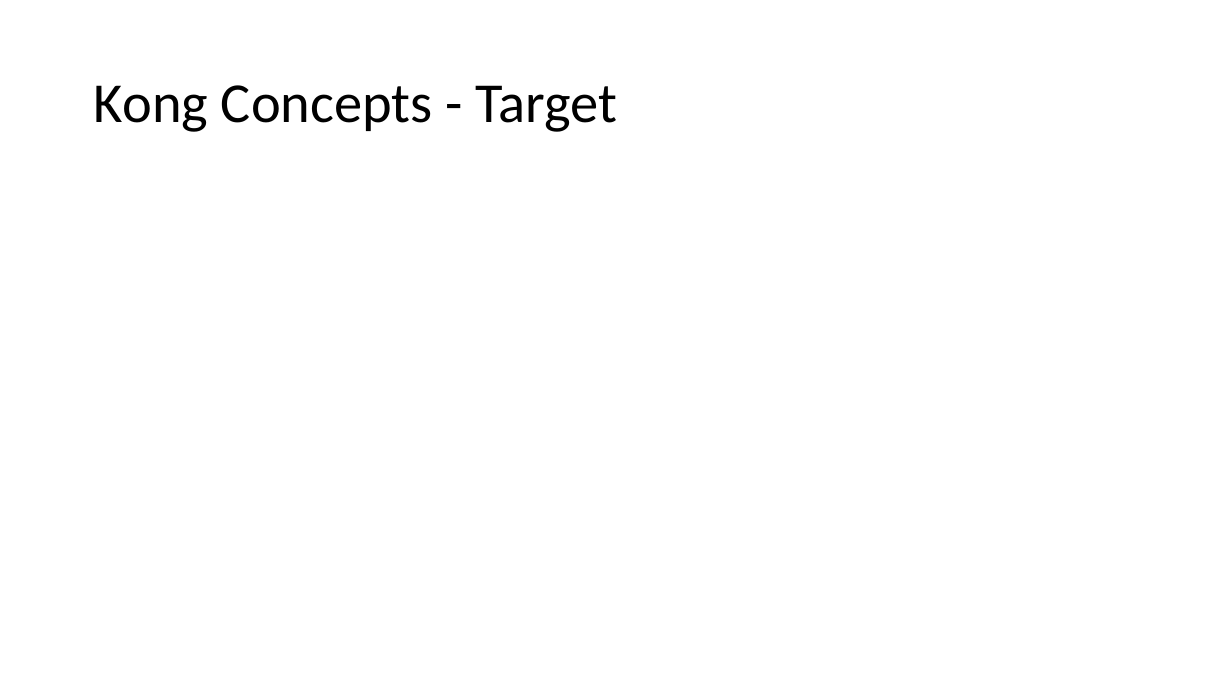
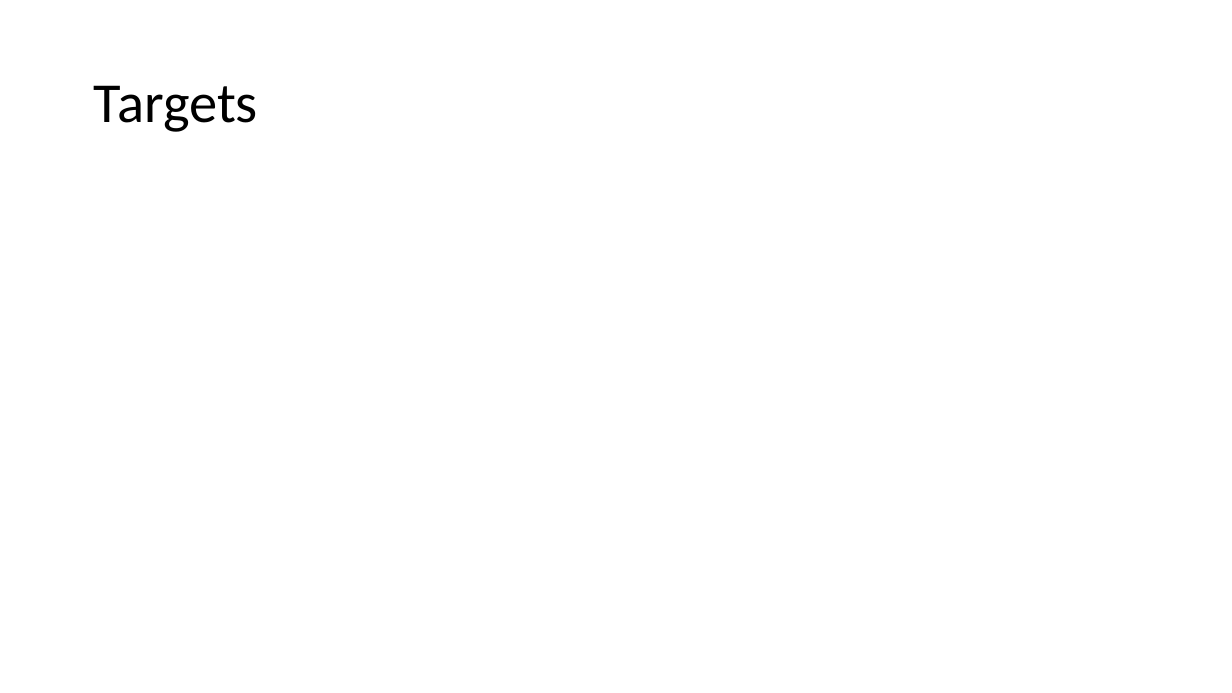
Before and after one commit to danielwagn3r/apimgmt-workshop, a slide deck: slide 25 of API Gateway.pptx. Drawn at 1232x693 pixels with LibreOffice and Linux fonts; fonts in the diff are those of the drawing. Boxes give left, top, right and bottom in pixels: in the first picture for what was removed or moved away, otherwise in the second. Text is boxed around its words. In the diff, an @@ line names an element or a change of style, - is before the commit and + after.

```diff
--- a/API Gateway.pptx
+++ b/API Gateway.pptx
@@ title at [94,85,258,132]: text changed @@
-Kong Concepts - Target
+Targets
```
Also in this commit, not shown: 5 other slides changed, 1 slide added, 1 slide removed.
